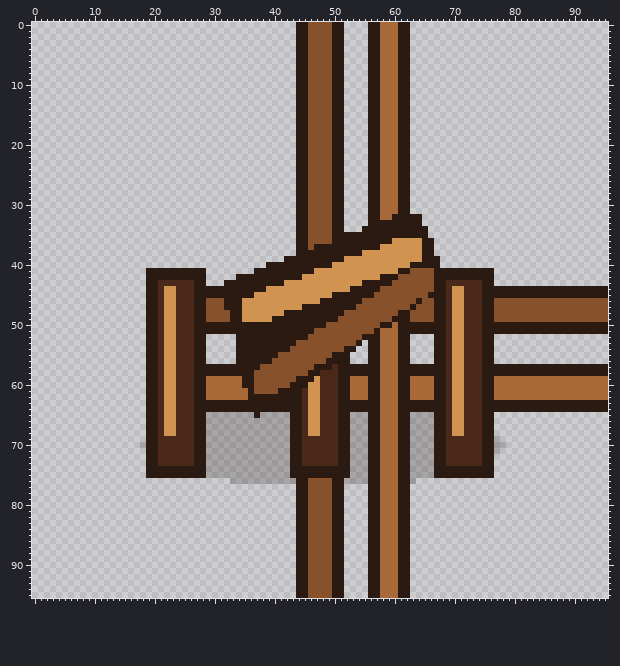
Pixel-art file: assets/source/aseprite/objects/placeables_96/gate_open_tee-left_96.aseprite. The picture above is the old version.
96x96 pixels, 1 frame.
After:
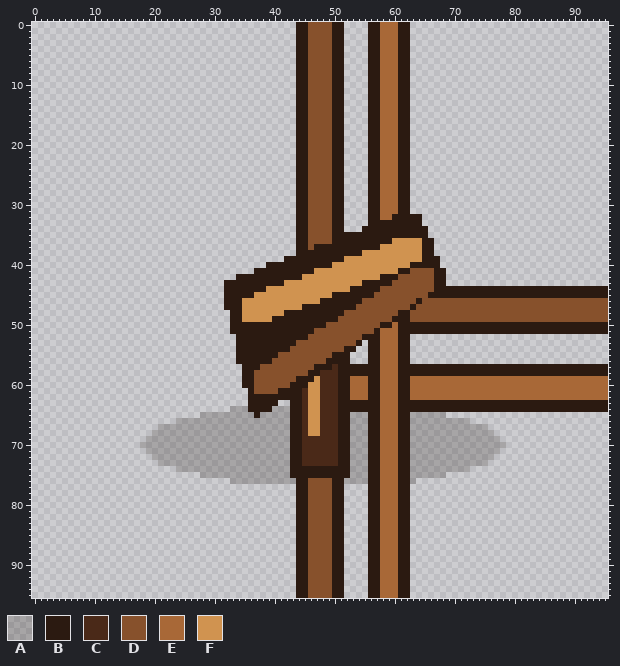
Palette (. is transparent): A #1b120d37  B #2b1a11  C #4a2918  D #87512c  E #a86837  F #d09350
Changes in this commit:
Changed rows in their new state; - is an unchanged pixel.
first column x 19:
41 ..........----------------------------------------........
42 ..........----------------------------------------........
43 ..........----------------------------------------........
44 .............-------------------------------------BBBBBB--
45 .............-------------------------------------BBBBBB--
46 .............-----------------------------------DDDDDDDDDD
47 .............-----------------------------------DDDDDDDDDD
48 ..............----------------------------------DDDDDDDDDD
49 ..............----------------------------------DDDDDDDDDD
50 ..............------------------------------------BBBBBB--
51 ..............------------------------------------BBBBBB--
52 ..........--------------------------------------..........
53 ..........--------------------------------------..........
54 ..........--------------------------------------..........
55 ..........--------------------------------------..........
56 ..........--------------------------------------..........
57 ................----------------------------------BBBBBB--
58 ................----------------------------------BBBBBB--
59 ................--------------------------------EEEEEEEEEE
60 ................--------------------------------EEEEEEEEEE
61 .................-------------------------------EEEEEEEEEE
62 .................-------------------------------EEEEEEEEEE
63 .................-----..--------------------------BBBBBB--
64 ..............AAA----AAA--------------------------BBBBBB--
65 .........A--------------------------------------AA........
66 .....AAAAA--------------------------------------AAAAAA....
67 ..AAAAAAAA--------------------------------------AAAAAAAAA.
68 .AAAAAAAAA--------------------------------------AAAAAAAAAA
69 AAAAAAAAAA--------------------------------------AAAAAAAAAA
70 AAAAAAAAAA--------------------------------------AAAAAAAAAA
71 AAAAAAAAAA--------------------------------------AAAAAAAAAA
72 .AAAAAAAAA--------------------------------------AAAAAAAAAA
73 ..AAAAAAAA--------------------------------------AAAAAAAAA.
74 .....AAAAA--------------------------------------AAAAAA....
75 .........A--------------------------------------AA........
Pixel boxes of the changes (left, top, right, bottom) in both pictures:
changed: (146, 268, 248, 478)
changed: (434, 268, 494, 478)
changed: (272, 400, 290, 412)
